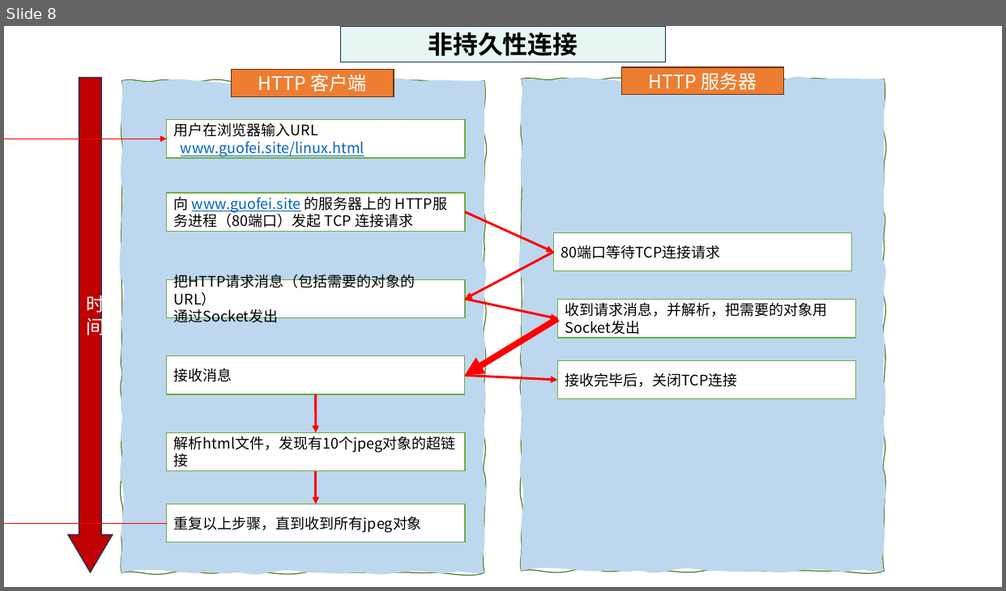
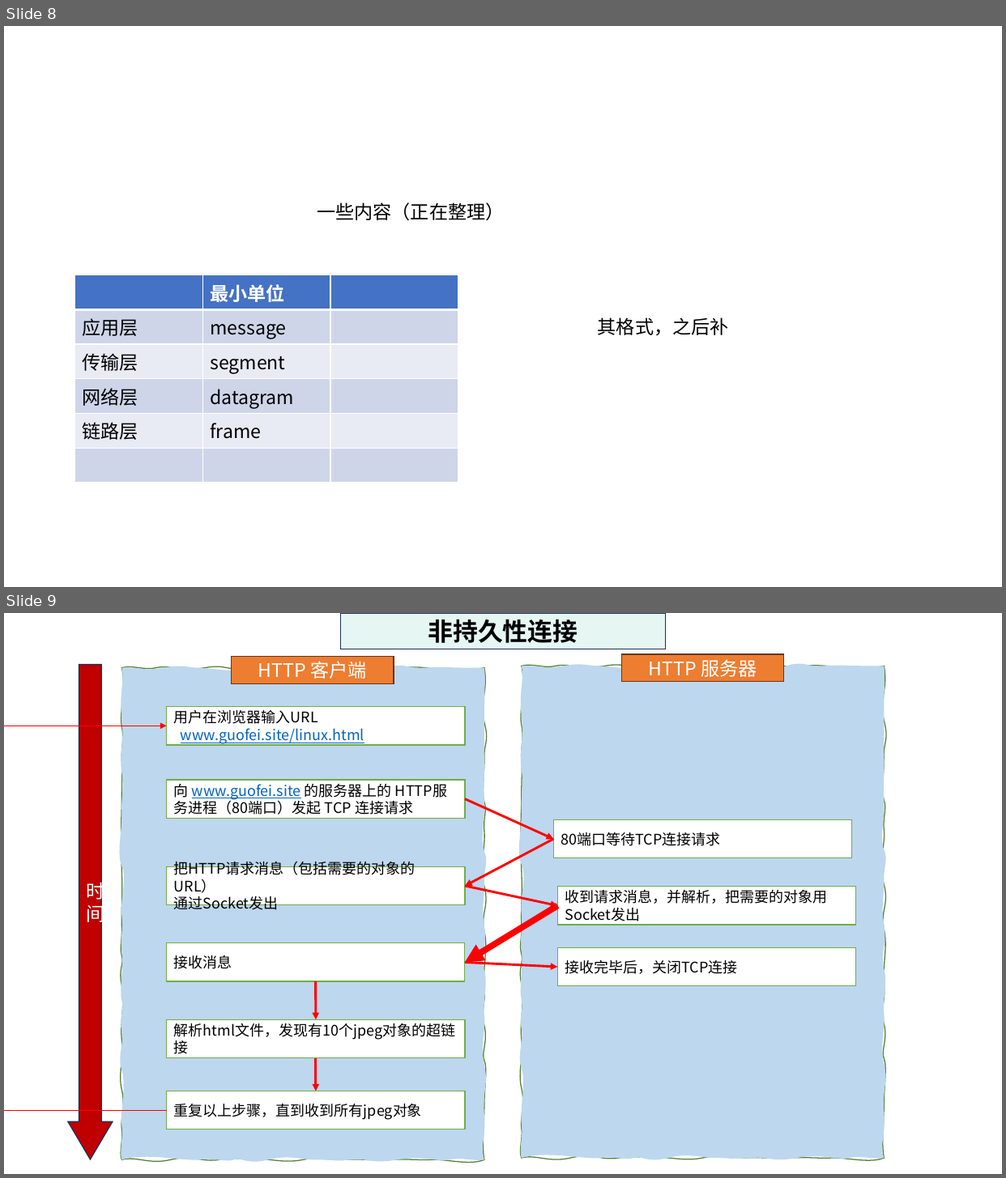
Before and after one commit to guofei9987/a, a slide deck: computer/network/计算机网络-素材.pptx. Shown one above the other, each under a label of ours: slide 8 before the commit, slides 8 and 9 after it. The pictures are 1006x591 and 1006x1178 pixels, drawn with LibreOffice and Linux fonts; fonts in the diff are those of the drawing. Boxes give left, top, right and bottom in pixels: in the first picture for what was removed or moved away, otherwise in the second. Text is boxed around its words. In the diff, an @@ line names an element or a change of style, - is before the commit and + after.

```diff
--- a/computer/network/计算机网络-素材.pptx
+++ b/computer/network/计算机网络-素材.pptx
@@ slide 8 added at box(4, 26, 1002, 587), background #FFFFFF @@
@@ text added at box(317, 203, 504, 220), 18 pt, text #000000 @@
+一些内容（正在整理）
@@ table added at box(74, 275, 458, 469), 6 rows, 3 columns @@
+ | 最小单位 | 
+应用层 | message | 
+传输层 | segment | 
+网络层 | datagram | 
+链路层 | frame | 
+ |  | 
@@ text added at box(598, 318, 729, 336), 18 pt, text #000000 @@
+其格式，之后补
@@ what was slide 8 is now slide 9 @@
```
Also in this commit, not shown: 2 slides changed, 2 other slides added, 1 slide removed.
